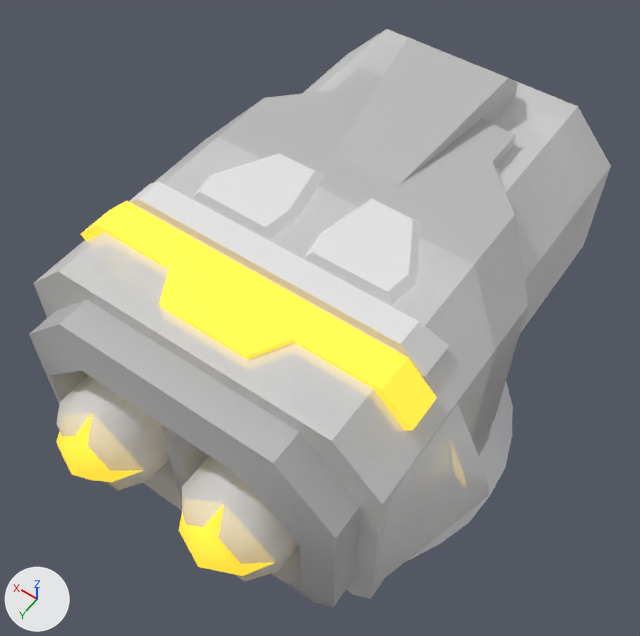
One commit to the FBX model Assets/04_Meshes/ShipModules/TieDowns/SM_Module_TurretHead_Rocket_T1.fbx: the scene before it, then after it.
Camera for both pictures: a camera (50 mm lens) standing at (-1.91, 2.83, 6.81) and looking at (0.02, 0.12, 2.56). The axes (+X, +Y, +Z) are drawn at lower left. The lights are the same throughout. The first picture is the older version. Where no turn or scale is listed for an object, it has been applied to the vertices.

The first picture shows 'SM_Module_TurretHead_Rocket_T1'.
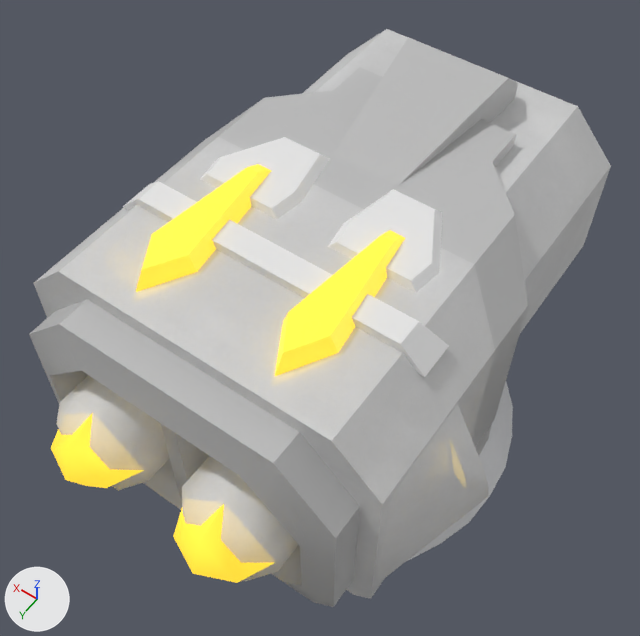
Commit message: [*]Updated Rocket Head T1

The edits, one by one:
me_circle_010 is used by ob_sm_module_turrethead_rocket_t1; location (0.0, 0.0, 0.0).
Verts and faces of me_circle_010; kept vertices keep their numbers, new ones are numbered from 346.
Before the commit, vertices of me_circle_010: 312 (-0.64, 1.69, 2.65) at pixel (242, 576), 313 (-0.43, 1.78, 2.65) at pixel (198, 566), 314 (-0.43, 1.69, 2.86) at pixel (205, 535), 315 (-0.43, 1.69, 2.45) at pixel (213, 569), 316 (-0.23, 1.69, 2.65) at pixel (178, 530).
Before the commit, vertices of me_circle_010: 321 (0.64, 1.69, 2.65) at pixel (56, 442), 322 (0.43, 1.78, 2.65) at pixel (71, 474), 323 (0.43, 1.69, 2.86) at pixel (75, 442), 324 (0.43, 1.69, 2.45) at pixel (91, 480), 325 (0.23, 1.69, 2.65) at pixel (111, 482).
me_circle_010 had 346 vertices, 261 faces and spanned x -1.38..1.38, y -1.65..1.78, z 1.49..3.65.
me_circle_010 now has 342 vertices, 257 faces and spans x -1.38..1.38, y -1.65..1.82, z 1.49..3.65.
me_circle_010 part 1: the loose piece of 12 vertices spanning x 0.06..0.67, y -0.12..0.45, z 3.47..3.53 is moved by (0.06, -0.13, 0.0).
me_circle_010 part 2: the loose piece of 12 vertices spanning x -0.67..-0.06, y -0.12..0.45, z 3.47..3.53 is moved by (-0.06, -0.13, 0.0).
Part 3, on me_circle_010:
24 vertices are removed from x -1.05..1.05, y 0.69..1.1, z 3.26..3.51.
18 faces are deleted.
20 vertices are added at x -0.59..0.59, y -0.08..1.14, z 3.43..3.59.
14 new faces join them, mat_emissive (yellow #e7c333, glowing yellow #e7c333).
Part 4, on me_circle_010:
Vertices 312 to 316, 321 to 325 move by (0.0, 0.04, 0.0).

Location of each change, [x1, y1, x2, y2] in pixels of the pictures (640 x 636 px; the box of a moved part takes in the faces that stretch with it):
part 1 of me_circle_010, moved or reshaped
    before: [192, 153, 325, 239]
    after: [200, 137, 330, 220]
part 2 of me_circle_010, moved or reshaped
    before: [305, 198, 421, 304]
    after: [328, 189, 442, 293]
part 3 of me_circle_010, moved or reshaped
    before: [81, 201, 437, 431]
    after: [136, 164, 405, 376]
part 4 of me_circle_010, moved or reshaped
    before: [56, 414, 273, 576]
    after: [51, 414, 274, 583]
